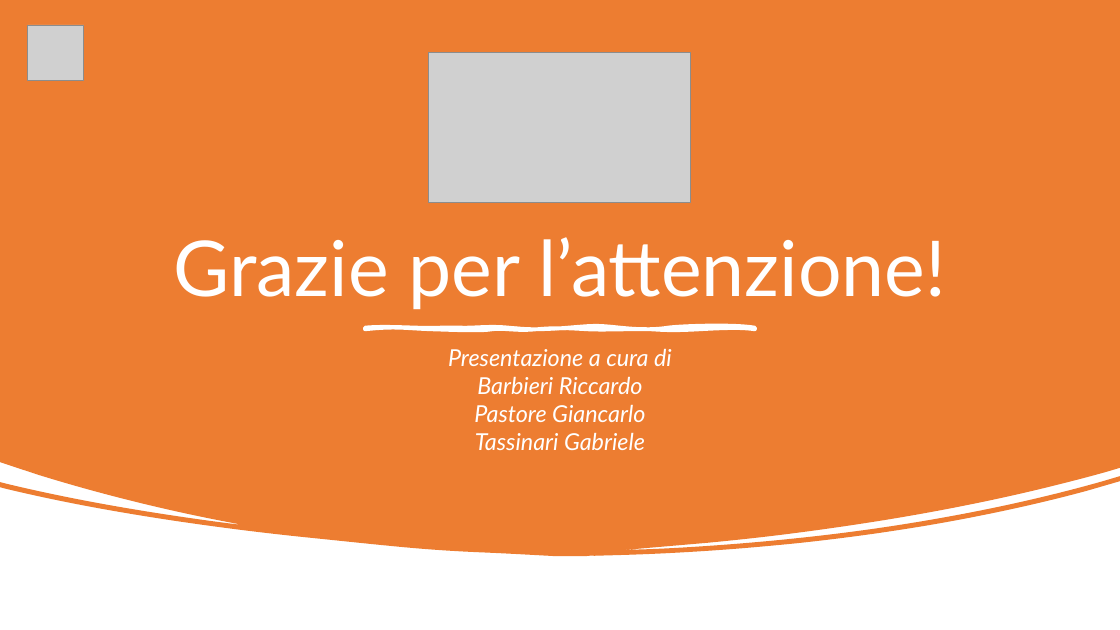
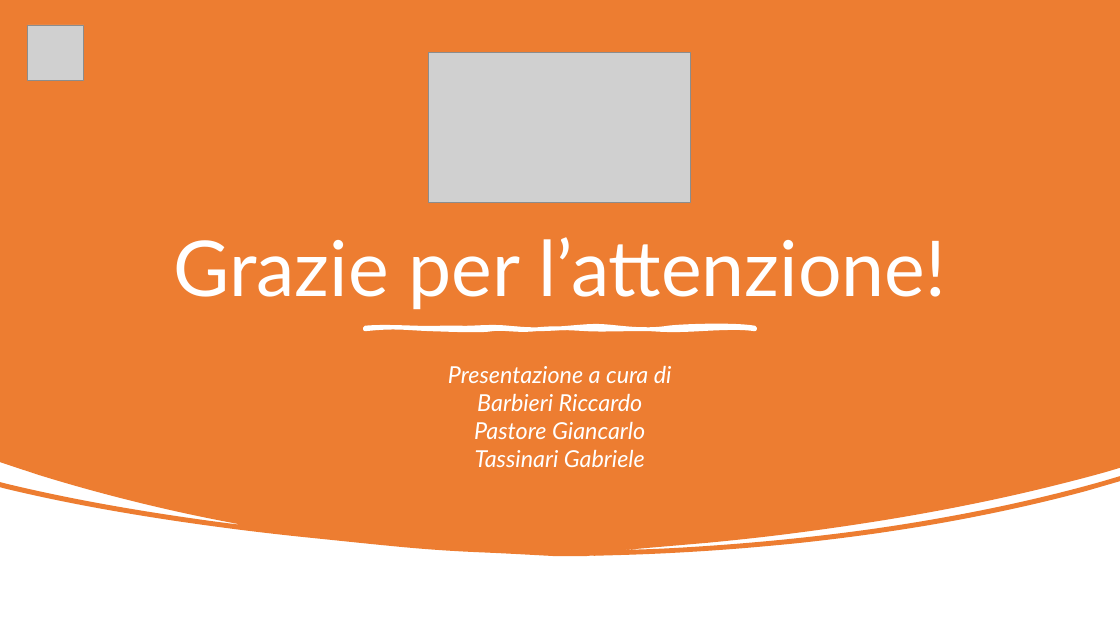
Before and after one commit to RiccardoBarbieri/iovoto, a slide deck: slide 13 of ioVoto.pptx. Drawn at 1120x630 pixels with LibreOffice and Linux fonts; fonts in the diff are those of the drawing; grey boxes stand for pictures. Boxes give left, top, right and bottom in pixels: in the first picture for what was removed or moved away, otherwise in the second. Text is boxed around its words. In the diff, an @@ line names an element or a change of style, - is before the commit and + after.

```diff
--- a/ioVoto.pptx
+++ b/ioVoto.pptx
@@ subtitle "Presentazione a cura di": place and size @@
-subtitle "Presentazione a cura di" at [448,349,672,450]
+subtitle "Presentazione a cura di" at [448,366,672,467]
```
Also in this commit, not shown: 1 other slide changed, 1 other file.
